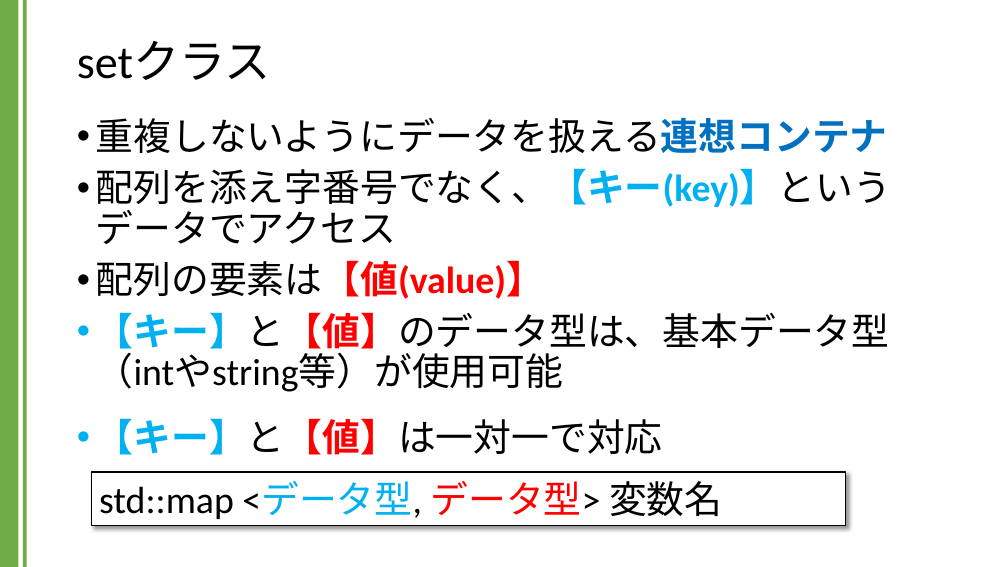
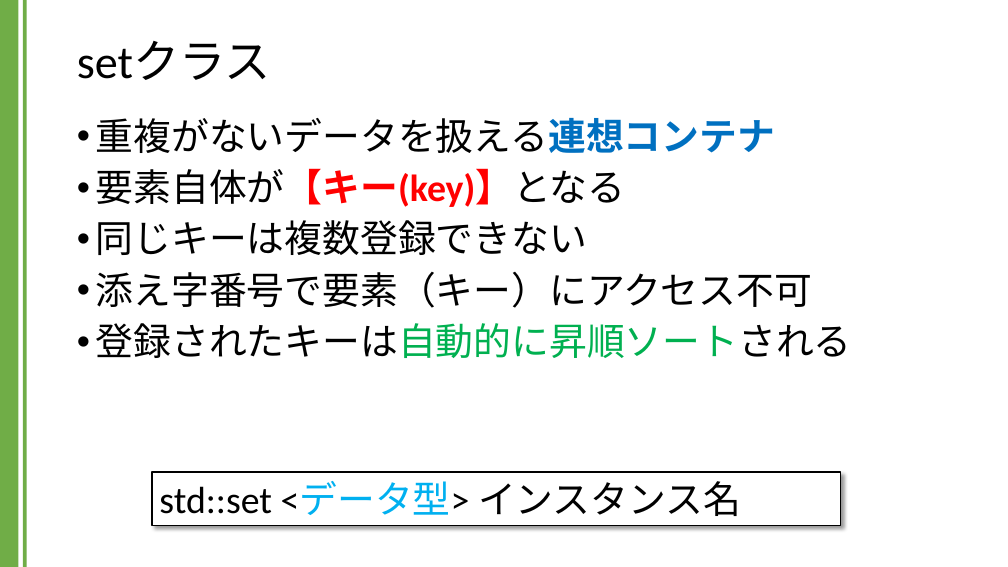
Before and after one commit to kic-murata/cpp2024, a slide deck: slide 1 of 授業資料/講義資料：Setクラス.pptx. Drawn at 1008x567 pixels with LibreOffice and Linux fonts; fonts in the diff are those of the drawing. Boxes give left, top, right and bottom in pixels: in the first picture for what was removed or moved away, otherwise in the second. Text is boxed around its words. In the diff, an @@ line names an element or a change of style, - is before the commit and + after.

```diff
--- a/授業資料/講義資料：Setクラス.pptx
+++ b/授業資料/講義資料：Setクラス.pptx
@@ text at [96,118,852,358]: text changed @@
-• 重複しないようにデータを扱える連想コンテナ
-• 配列を添え字番号でなく、【キー(key)】というデータでアクセス
-• 配列の要素は【値(value)】
-• 【キー】と【値】のデータ型は、基本データ型（intやstring等）が使用可能
-• 【キー】と【値】は一対一で対応
+• 重複がないデータを扱える連想コンテナ
+• 要素自体が【キー(key)】となる
+• 同じキーは複数登録できない
+• 添え字番号で要素（キー）にアクセス不可
+• 登録されたキーは自動的に昇順ソートされる
@@ rectangle "std::set <データ型> インスタンス名": place and size @@
-rectangle "std::set <データ型> インスタンス名" at [91,472,845,526]
+rectangle "std::set <データ型> インスタンス名" at [152,472,841,526]
@@ text in rectangle at [159,481,741,516]: text changed @@
-std::map <データ型, データ型> 変数名
+std::set <データ型> インスタンス名
```
Also in this commit, not shown: 6 other slides changed, 3 slides added, 3 slides removed, 1 other file.
